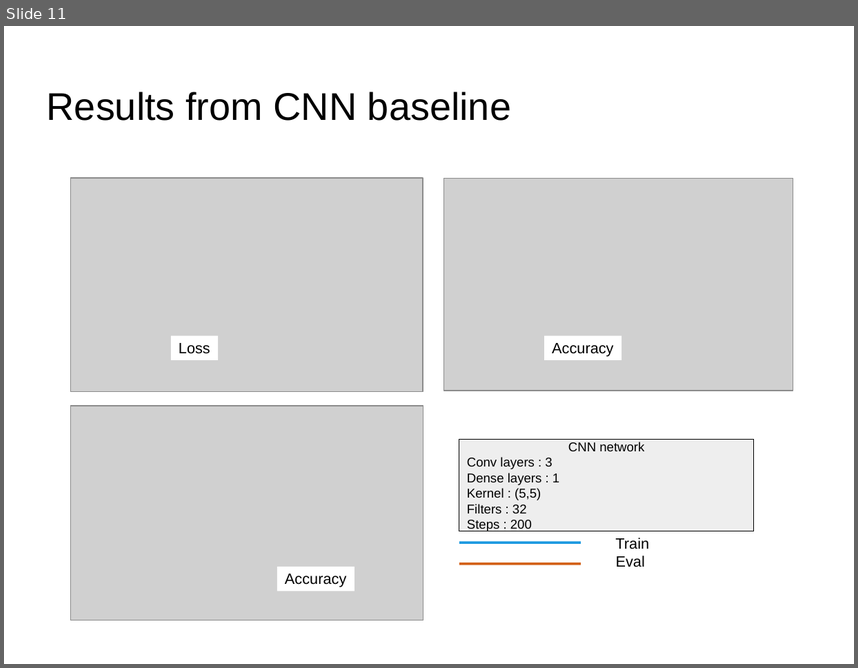
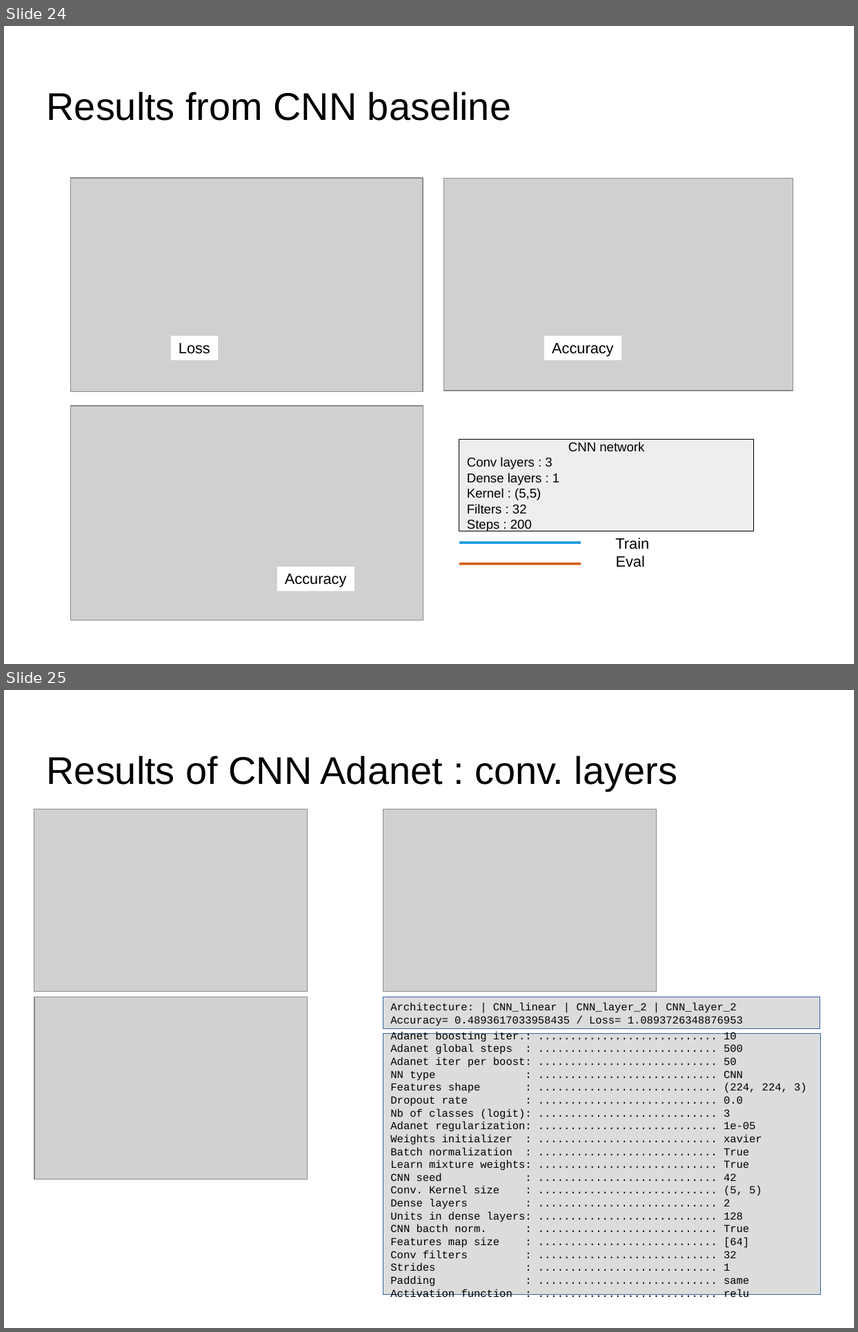
Before and after one commit to dataforcast/OC_Datascientist, a slide deck: P8/report/Openclassrooms_ParcoursDatascientist_P8-V1.odp. Shown one above the other, each under a label of ours: slide 11 before the commit, slides 24 and 25 after it. The pictures are 858x668 and 858x1332 pixels, drawn with LibreOffice and Linux fonts; fonts in the diff are those of the drawing; grey boxes stand for pictures; background and template pictures are left out. Boxes give left, top, right and bottom in pixels: in the first picture for what was removed or moved away, otherwise in the second. Text is boxed around its words. In the diff, an @@ line names an element or a change of style, - is before the commit and + after.

Commit message:
Adanet : before rework

```diff
--- a/P8/report/Openclassrooms_ParcoursDatascientist_P8-V1.odp
+++ b/P8/report/Openclassrooms_ParcoursDatascientist_P8-V1.odp
@@ slide 25 added at [4, 690, 854, 1328], background picture (left out) @@
@@ title added at [47, 756, 677, 791], 36 pt, text #000000 @@
+Results of CNN Adanet : conv. layers
@@ picture added at [34, 809, 307, 991] @@
@@ picture added at [383, 809, 657, 991] @@
@@ picture added at [34, 997, 307, 1179] @@
@@ rectangle added at [383, 997, 821, 1029], fill #DCDCDC, outline #3465A4 0 pt, 10 pt, text #000000 @@
+Architecture: | CNN_linear | CNN_layer_2 | CNN_layer_2
+Accuracy= 0.4893617033958435 / Loss= 1.0893726348876953
@@ rectangle added at [383, 1033, 821, 1294], fill #DCDCDC, outline #3465A4 0 pt, 10 pt, text #000000 @@
+Adanet boosting iter.: ............................ 10
+Adanet global steps : ............................ 500
+Adanet iter per boost: ............................ 50
+NN type : ............................ CNN
+Features shape : ............................ (224, 224, 3)
+Dropout rate : ............................ 0.0
+Nb of classes (logit): ............................ 3
+Adanet regularization: ............................ 1e-05
+Weights initializer : ............................ xavier
+Batch normalization : ............................ True
+Learn mixture weights: ............................ True
+CNN seed : ............................ 42
+Conv. Kernel size : ............................ (5, 5)
+Dense layers : ............................ 2
+Units in dense layers: ............................ 128
+CNN bacth norm. : ............................ True
+Features map size : ............................ [64]
+Conv filters : ............................ 32
+Strides : ............................ 1
+Padding : ............................ same
+Activation function : ............................ relu
@@ what was slide 11 is now slide 24 @@
```
Also in this commit, not shown: 11 slides changed, 16 other slides added, 7 other files.
